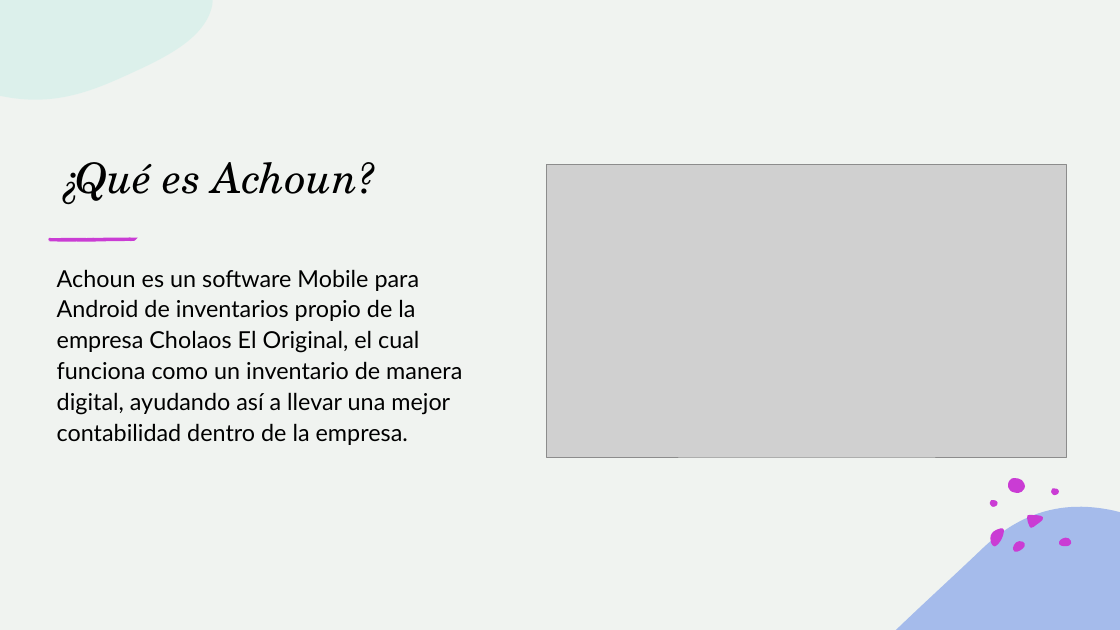
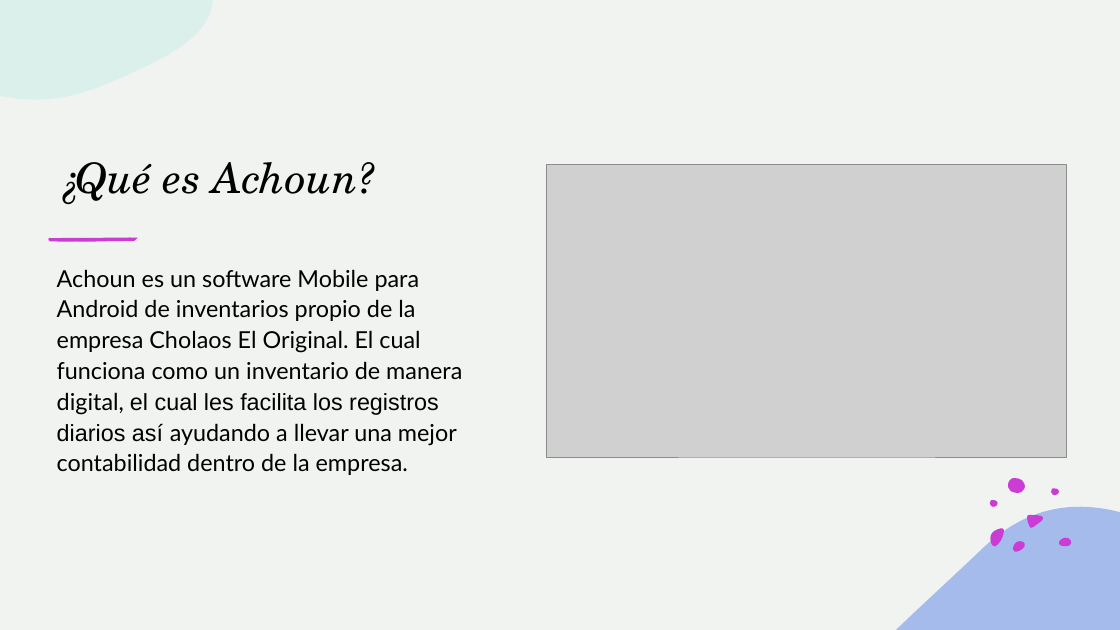
Before and after one commit to iEdwinDC/andriod-project, a slide deck: slide 3 of docs/Achoun presentacion.pptx (slide 2 before the commit). Drawn at 1120x630 pixels with LibreOffice and Linux fonts; fonts in the diff are those of the drawing; grey boxes stand for pictures. Boxes give left, top, right and bottom in pixels: in the first picture for what was removed or moved away, otherwise in the second. Text is boxed around its words. In the diff, an @@ line names an element or a change of style, - is before the commit and + after.

```diff
--- a/docs/Achoun presentacion.pptx
+++ b/docs/Achoun presentacion.pptx
@@ text at (x1=57, y1=269, x2=462, y2=475): text changed @@
-Achoun es un software Mobile para Android de inventarios propio de la empresa Cholaos El Original, el cual funciona como un inventario de manera digital, ayudando así a llevar una mejor contabilidad dentro de la empresa.
+Achoun es un software Mobile para Android de inventarios propio de la empresa Cholaos El Original. El cual funciona como un inventario de manera digital, el cual les facilita los registros diarios así ayudando a llevar una mejor contabilidad dentro de la empresa.
```
Also in this commit, not shown: 1 other slide changed, 1 slide added.
